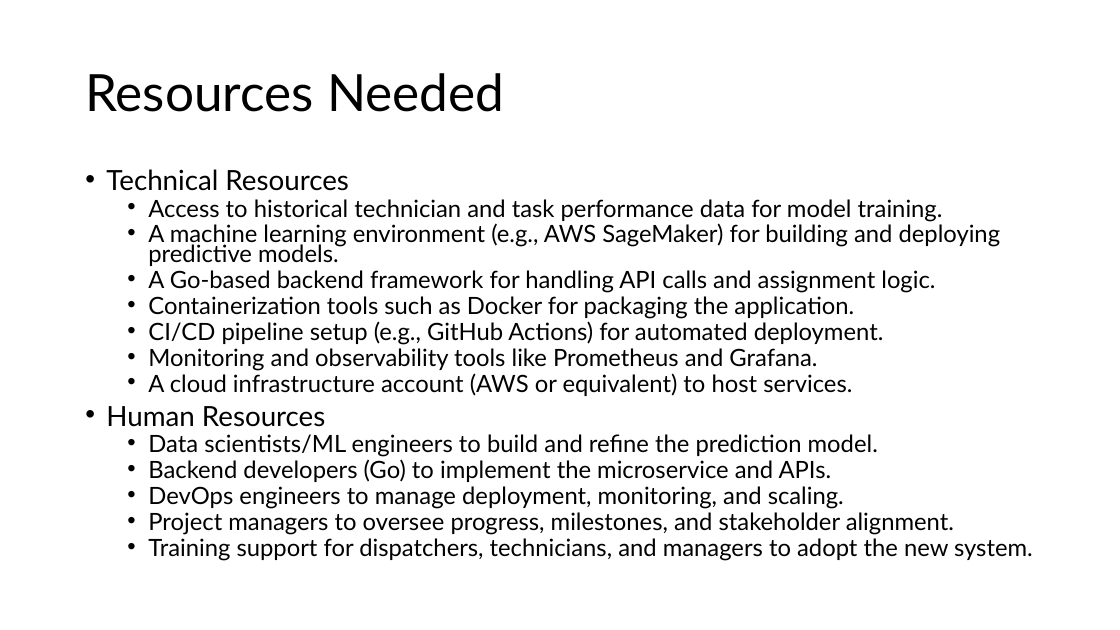
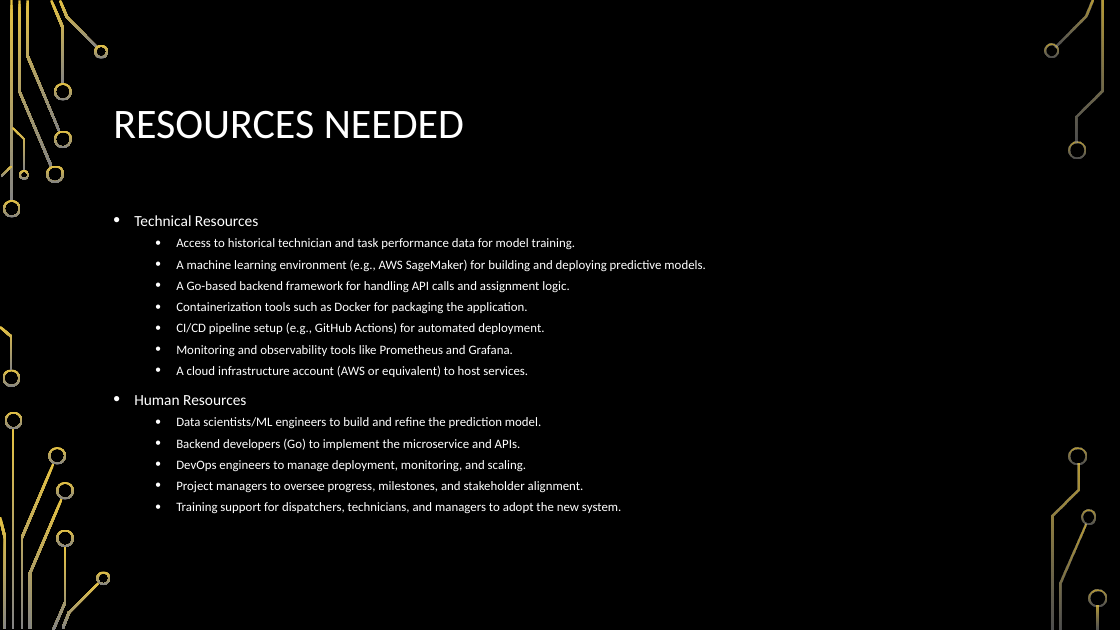
Before and after one commit to suebyeon/Capstone, a slide deck: slide 9 of Business Case.pptx. Drawn at 1120x630 pixels with LibreOffice and Linux fonts; fonts in the diff are those of the drawing; background and template pictures are left out. Boxes give left, top, right and bottom in pixels: in the first picture for what was removed or moved away, otherwise in the second. Text is boxed around its words. In the diff, an @@ line names an element or a change of style, - is before the commit and + after.

```diff
--- a/Business Case.pptx
+++ b/Business Case.pptx
@@ background #FFFFFF to picture (left out) @@
@@ title at (113,110,464,139): text changed; size 44 to 36 pt; font Lato to Calibri; text colour #000000 to #FFFFFF @@
-Resources Needed
+RESOURCES NEEDED
@@ text "Technical Resources": place and size @@
-text "Technical Resources" at (106,169,1033,561)
+text "Technical Resources" at (134,215,705,514)
@@ text "Technical Resources" at (134,215,705,514): size 23.8 to 13.2 pt in "Technical Resources", "Human Resources"; font Lato to Calibri, text colour #000000 to #FFFFFF, size 20.4 to 11 pt; line spacing 0.7 to 1 @@
@@ group added at (0,0,1107,630): 33 freeform shapes, 3 rectangles @@
```
Also in this commit, not shown: 10 other slides changed, 2 slides added, 2 slides removed.
